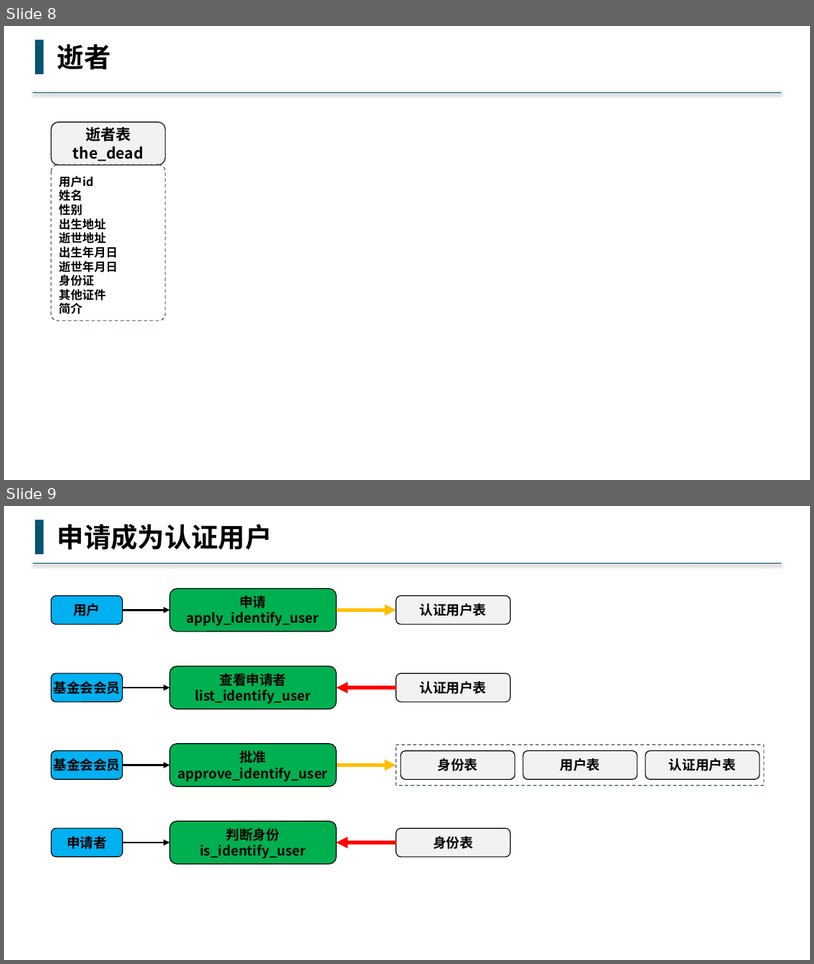
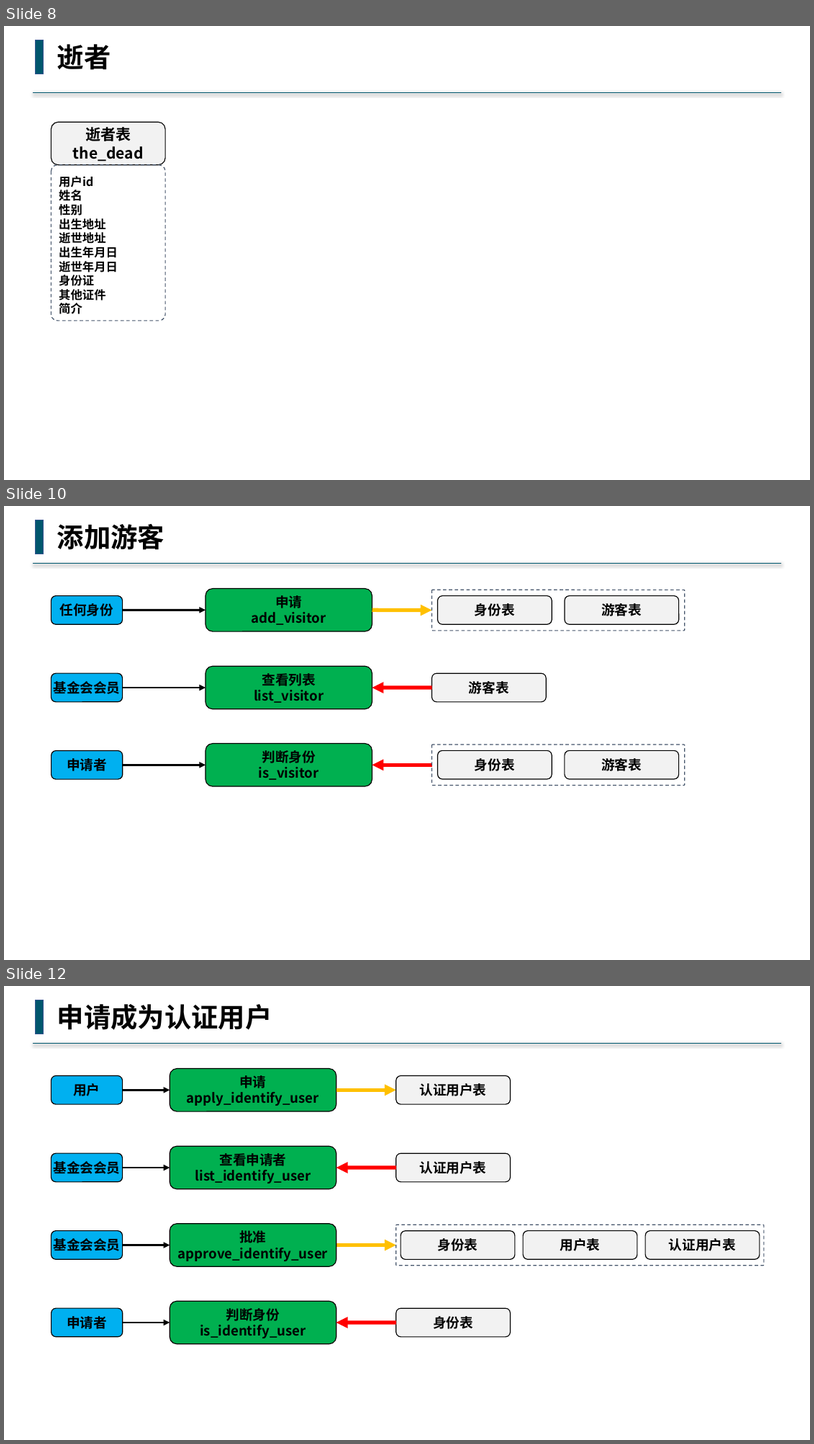
Before and after one commit to buddhachain/buddhaContract, a slide deck: doc/02.身份.pptx. Shown one above the other, each under a label of ours: slides 8 and 9 before the commit, slides 8, 10 and 12 after it; the slides between them are not shown. The pictures are 814x964 and 814x1444 pixels, drawn with LibreOffice and Linux fonts; fonts in the diff are those of the drawing. Boxes give left, top, right and bottom in pixels: in the first picture for what was removed or moved away, otherwise in the second. Text is boxed around its words. In the diff, an @@ line names an element or a change of style, - is before the commit and + after.

```diff
--- a/doc/02.身份.pptx
+++ b/doc/02.身份.pptx
@@ slide 10 added at (x1=4, y1=506, x2=810, y2=960), background #FFFFFF @@
@@ rectangle added at (x1=36, y1=520, x2=44, y2=554), fill #00576E, outline #325491 1 pt @@
@@ text added at (x1=57, y1=524, x2=165, y2=550), 32 pt, text #000000, bold @@
+添加游客
@@ line added from (782, 564) to (32, 564), #00576E 1.5 pt @@
@@ rounded rectangle added at (x1=206, y1=588, x2=373, y2=631), fill #00B050, outline #000000 1 pt, 16 pt, text #000000, bold @@
+申请
+add_visitor
@@ rounded rectangle added at (x1=432, y1=590, x2=685, y2=631), outline #44546A 1 pt dashed @@
@@ rounded rectangle added at (x1=52, y1=595, x2=123, y2=624), fill #00B0F0, outline #000000 1 pt, 16 pt, text #000000, bold @@
+任何身份
@@ arrow added from (123, 610) to (206, 610), #000000 2.5 pt @@
@@ arrow added from (373, 610) to (432, 610), #FFC000 4.5 pt @@
@@ rounded rectangle added at (x1=437, y1=595, x2=552, y2=624), fill #F2F2F2, outline #000000 1 pt, 16 pt, text #000000, bold @@
+身份表
@@ rounded rectangle added at (x1=565, y1=595, x2=679, y2=624), fill #F2F2F2, outline #000000 1 pt, 16 pt, text #000000, bold @@
+游客表
@@ rounded rectangle added at (x1=52, y1=673, x2=123, y2=701), fill #00B0F0, outline #000000 1 pt, 16 pt, text #000000, bold @@
+基金会会员
@@ rounded rectangle added at (x1=206, y1=667, x2=373, y2=709), fill #00B050, outline #000000 1 pt, 16 pt, text #000000, bold @@
+查看列表
+list_visitor
@@ rounded rectangle added at (x1=432, y1=673, x2=547, y2=701), fill #F2F2F2, outline #000000 1 pt, 16 pt, text #000000, bold @@
+游客表
@@ arrow added from (123, 687) to (206, 687), #000000 2.5 pt @@
@@ arrow added from (432, 687) to (373, 687), #FF0000 4.5 pt @@
@@ rounded rectangle added at (x1=206, y1=743, x2=373, y2=786), fill #00B050, outline #000000 1 pt, 16 pt, text #000000, bold @@
+判断身份
+is_visitor
@@ rounded rectangle added at (x1=52, y1=750, x2=123, y2=779), fill #00B0F0, outline #000000 1 pt, 16 pt, text #000000, bold @@
+申请者
@@ rounded rectangle added at (x1=432, y1=744, x2=685, y2=785), outline #44546A 1 pt dashed @@
@@ rounded rectangle added at (x1=437, y1=750, x2=552, y2=779), fill #F2F2F2, outline #000000 1 pt, 16 pt, text #000000, bold @@
+身份表
@@ rounded rectangle added at (x1=565, y1=750, x2=679, y2=779), fill #F2F2F2, outline #000000 1 pt, 16 pt, text #000000, bold @@
+游客表
@@ arrow added from (123, 765) to (206, 765), #000000 2.5 pt @@
@@ arrow added from (432, 765) to (373, 765), #FF0000 4.5 pt @@
@@ what was slide 9 is now slide 12 @@
```
Also in this commit, not shown: 4 slides changed, 2 other slides added, 1 other file.
